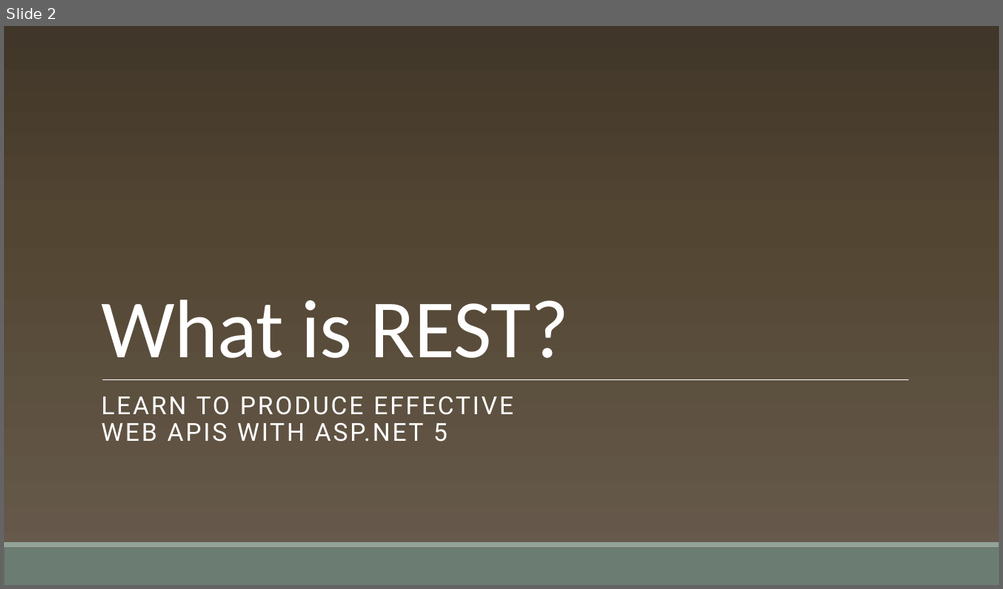
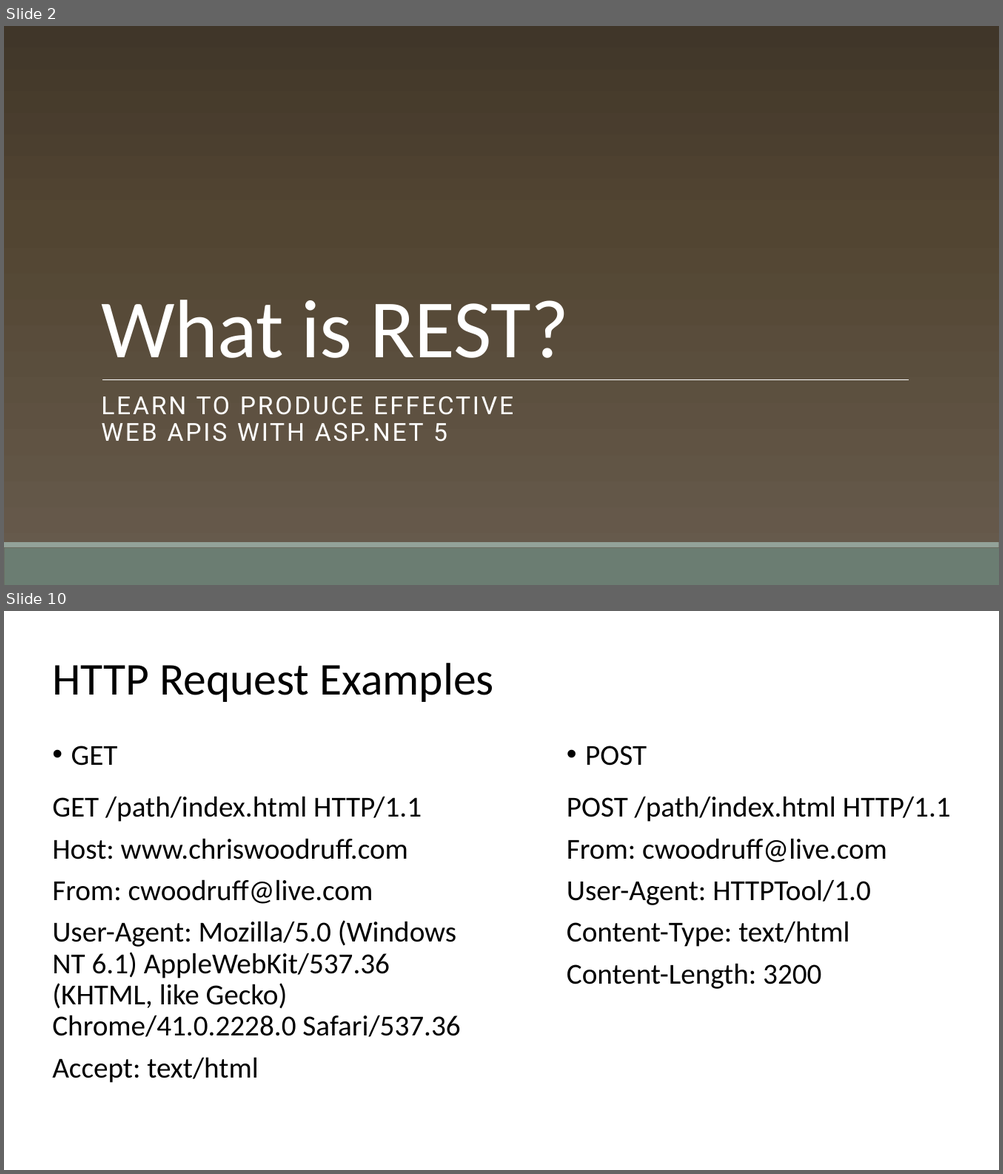
Before and after one commit to cwoodruff/aspnet-5-web-api-workshop, a slide deck: module-1/01-02 What is REST/01-02 What is REST.pptx. Shown one above the other, each under a label of ours: slide 2 before the commit, slides 2 and 10 after it; the slides between them are not shown. The pictures are 1003x589 and 1003x1174 pixels, drawn with LibreOffice and Linux fonts; fonts in the diff are those of the drawing; background and template pictures are left out. Boxes give left, top, right and bottom in pixels: in the first picture for what was removed or moved away, otherwise in the second. Text is boxed around its words. In the diff, an @@ line names an element or a change of style, - is before the commit and + after.

```diff
--- a/module-1/01-02 What is REST/01-02 What is REST.pptx
+++ b/module-1/01-02 What is REST/01-02 What is REST.pptx
@@ slide 10 added at (x1=4, y1=611, x2=999, y2=1170), background #FFFFFF @@
@@ title added at (x1=52, y1=663, x2=493, y2=702), 44 pt, text #000000 @@
+HTTP Request Examples
@@ text added at (x1=71, y1=746, x2=118, y2=766), 28 pt, text #000000 @@
+• GET
@@ text added at (x1=585, y1=746, x2=646, y2=766), 28 pt, text #000000 @@
+• POST
@@ text added at (x1=52, y1=796, x2=460, y2=1083), 28 pt, text #000000 @@
+GET /path/index.html HTTP/1.1
+Host: www.chriswoodruff.com
+From: cwoodruff@live.com
+User-Agent: Mozilla/5.0 (Windows NT 6.1) AppleWebKit/537.36 (KHTML, like Gecko) Chrome/41.0.2228.0 Safari/537.36
+Accept: text/html
@@ text added at (x1=566, y1=796, x2=950, y2=989), 28 pt, text #000000 @@
+POST /path/index.html HTTP/1.1
+From: cwoodruff@live.com
+User-Agent: HTTPTool/1.0
+Content-Type: text/html
+Content-Length: 3200
```
Also in this commit, not shown: 31 other slides added, 1 slide removed, 6 other files.
